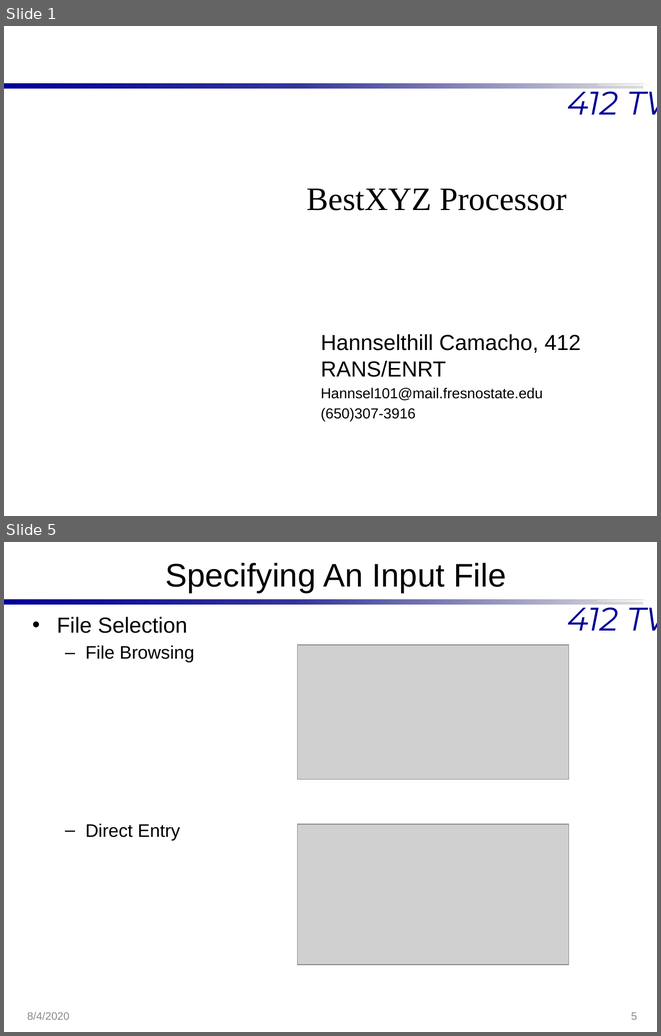
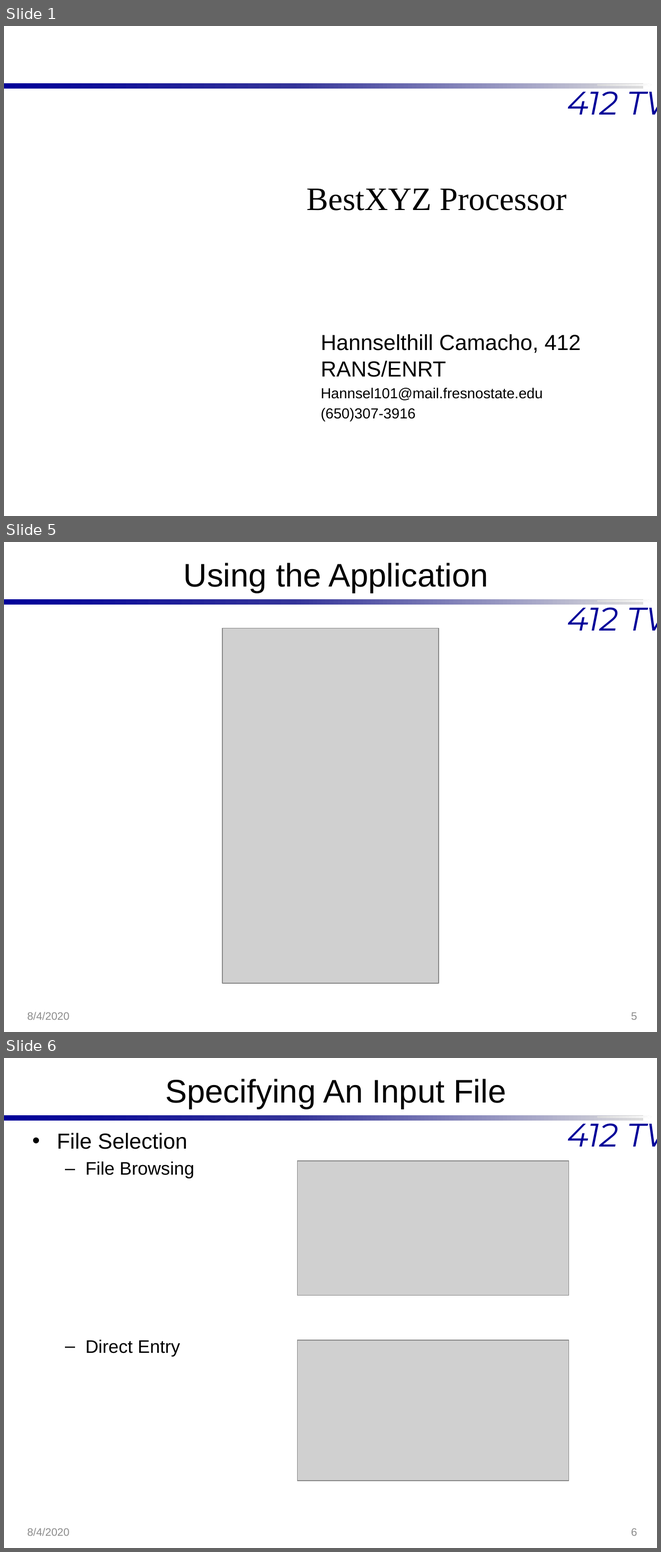
Before and after one commit to Hannsel101/PCIP_Intern_Proj_1, a slide deck: BestXYZ_Presentation.pptx. Shown one above the other, each under a label of ours: slides 1 and 5 before the commit, slides 1, 5 and 6 after it; the slides between them are not shown. The pictures are 661x1036 and 661x1552 pixels, drawn with LibreOffice and Linux fonts; fonts in the diff are those of the drawing; grey boxes stand for pictures; background and template pictures are left out. Boxes give left, top, right and bottom in pixels: in the first picture for what was removed or moved away, otherwise in the second. Text is boxed around its words. In the diff, an @@ line names an element or a change of style, - is before the commit and + after.

```diff
--- a/BestXYZ_Presentation.pptx
+++ b/BestXYZ_Presentation.pptx
@@ slide 5 added at <box>4,542,657,1032</box>, background #FFFFFF; not listed: 4 template elements that a slide beside it also shows @@
@@ title added at <box>184,563,488,593</box>, 36 pt, text #000000 @@
+Using the Application
@@ picture added at <box>222,628,438,983</box> @@
@@ text added at <box>27,1012,70,1020</box>, 12 pt, text #8C8C8C @@
+8/4/2020
@@ page number added at <box>631,1012,637,1020</box>, 12 pt, text #8C8C8C @@
+5
@@ what was slide 5 is now slide 6 @@
@@ page number at <box>631,1528,637,1536</box>: text changed @@
-5
+6
```
Also in this commit, not shown: 6 slides changed.
